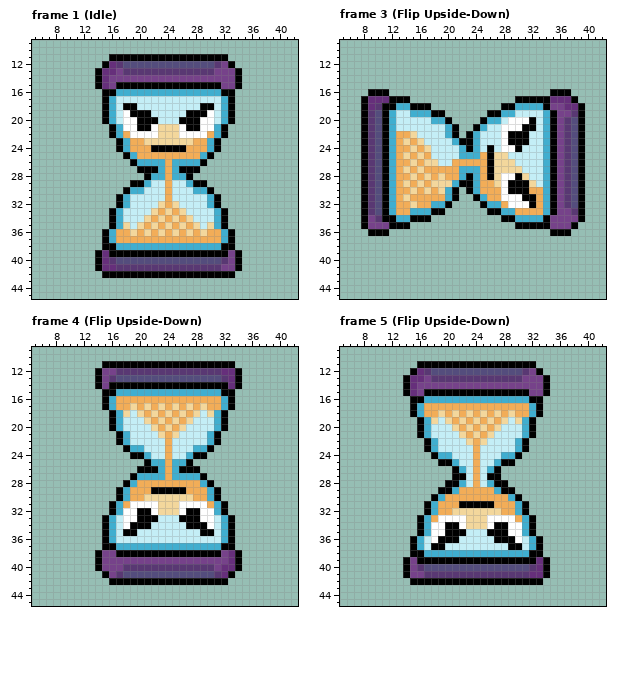
One commit to this pixel-art file: sprites/SandTimerThwomp.aseprite. That is the earlier state.
50x52 pixels, 13 frames. Shown: frame 1 (Idle): x 5..42, y 9..45; frame 3 (Flip Upside-Down): x 5..42, y 9..45; frame 4 (Flip Upside-Down): x 5..42, y 9..45; frame 5 (Flip Upside-Down): x 5..42, y 9..45. The commit also changed other frames, which this record leaves out.
The result:
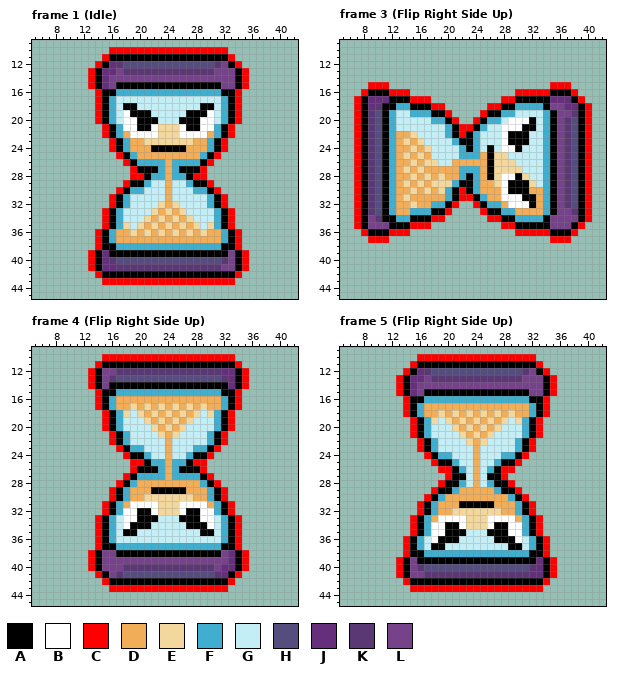
Palette (. is transparent): A #000000  B #ffffff  C #ff0000  D #f2ad58  E #f3d79c  F #40aecf  G #c4eef6  H #544d7d  J #662f7b  K #593873  L #76428a
Change:
Frame 1 (Idle):
y 10: x 16..32 ................. -> CCCCCCCCCCCCCCCCC
y 11: x 15 . -> C; x 33 . -> C
y 12: x 14 . -> C; x 34 . -> C
y 13..15: x 13 . -> C; x 35 . -> C
y 16..20: x 14 . -> C; x 34 . -> C
y 21..22: x 15 . -> C; x 33 . -> C
y 23..24: x 16 . -> C; x 32 . -> C
y 25: x 17 . -> C; x 31 . -> C
y 26: x 18 . -> C; x 30 . -> C
y 27: x 19 . -> C; x 29 . -> C
y 28: x 19..20 .. -> CC; x 28..29 .. -> CC
y 29: x 18 . -> C; x 30 . -> C
y 30: x 17 . -> C; x 31 . -> C
y 31..32: x 16 . -> C; x 32 . -> C
y 33..35: x 15 . -> C; x 33 . -> C
y 36..38: x 14 . -> C; x 34 . -> C
y 39..41: x 13 . -> C; x 35 . -> C
y 42: x 14 . -> C; x 34 . -> C
y 43: x 15..33 ................... -> CCCCCCCCCCCCCCCCCCC
Frame 3 (Flip Right Side Up):
y 15: x 9..11 ... -> CCC; x 35..37 ... -> CCC
y 16: x 8 . -> C; x 12..14 ... -> CCC; x 30..34 ..... -> CCCCC; x 38 . -> C
y 17: x 7 . -> C; x 15..17 ... -> CCC; x 28..29 .. -> CC; x 39 . -> C
y 18: x 7 . -> C; x 18..19 .. -> CC; x 26..27 .. -> CC; x 40 . -> C
y 19: x 7 . -> C; x 20 . -> C; x 25 . -> C; x 40 . -> C
y 20: x 7 . -> C; x 21 . -> C; x 24 . -> C; x 40 . -> C
y 21: x 7 . -> C; x 22..23 .. -> CC; x 40 . -> C
y 22: x 7 . -> C; x 22 . -> C; x 40 . -> C
y 23..29: x 7 . -> C; x 40 . -> C
y 30: x 7 . -> C; x 22 . -> C; x 40 . -> C
y 31: x 7 . -> C; x 22..23 .. -> CC; x 40 . -> C
y 32: x 7 . -> C; x 21 . -> C; x 24 . -> C; x 40 . -> C
y 33: x 7 . -> C; x 20 . -> C; x 25 . -> C; x 40 . -> C
y 34: x 7 . -> C; x 18..19 .. -> CC; x 26..27 .. -> CC; x 40 . -> C
y 35: x 7 . -> C; x 15..17 ... -> CCC; x 28..29 .. -> CC; x 39 . -> C
y 36: x 8 . -> C; x 12..14 ... -> CCC; x 30..34 ..... -> CCCCC; x 38 . -> C
y 37: x 9..11 ... -> CCC; x 35..37 ... -> CCC
Frame 4 (Flip Right Side Up):
y 10: x 15..33 ................... -> CCCCCCCCCCCCCCCCCCC
y 11: x 14 . -> C; x 34 . -> C
y 12..14: x 13 . -> C; x 35 . -> C
y 15..17: x 14 . -> C; x 34 . -> C
y 18..20: x 15 . -> C; x 33 . -> C
y 21..22: x 16 . -> C; x 32 . -> C
y 23: x 17 . -> C; x 31 . -> C
y 24: x 18 . -> C; x 30 . -> C
y 25: x 19..20 .. -> CC; x 28..29 .. -> CC
y 26: x 19 . -> C; x 29 . -> C
y 27: x 18 . -> C; x 30 . -> C
y 28: x 17 . -> C; x 31 . -> C
y 29..30: x 16 . -> C; x 32 . -> C
y 31..32: x 15 . -> C; x 33 . -> C
y 33..37: x 14 . -> C; x 34 . -> C
y 38..40: x 13 . -> C; x 35 . -> C
y 41: x 14 . -> C; x 34 . -> C
y 42: x 15 . -> C; x 33 . -> C
y 43: x 16..32 ................. -> CCCCCCCCCCCCCCCCC
Frame 5 (Flip Right Side Up):
y 10: x 16..32 ................. -> CCCCCCCCCCCCCCCCC
y 11: x 15 . -> C; x 33 . -> C
y 12: x 14 . -> C; x 34 . -> C
y 13..15: x 13 . -> C; x 35 . -> C
y 16..18: x 14 . -> C; x 34 . -> C
y 19..21: x 15 . -> C; x 33 . -> C
y 22..23: x 16 . -> C; x 32 . -> C
y 24: x 17 . -> C; x 31 . -> C
y 25: x 18 . -> C; x 30 . -> C
y 26: x 19..20 .. -> CC; x 28..29 .. -> CC
y 27: x 20 . -> C; x 28 . -> C
y 28: x 19 . -> C; x 29 . -> C
y 29: x 18 . -> C; x 30 . -> C
y 30: x 17 . -> C; x 31 . -> C
y 31..32: x 16 . -> C; x 32 . -> C
y 33..35: x 15 . -> C; x 33 . -> C
y 36..38: x 14 . -> C; x 34 . -> C
y 39..41: x 13 . -> C; x 35 . -> C
y 42: x 14 . -> C; x 34 . -> C
y 43: x 15..33 ................... -> CCCCCCCCCCCCCCCCCCC
Changed places in both pictures, as pixel boxes (x1, y1, x2, y2):
added: (88, 47, 249, 285)
added: (354, 82, 592, 243)
added: (88, 354, 249, 592)
added: (396, 354, 557, 592)
